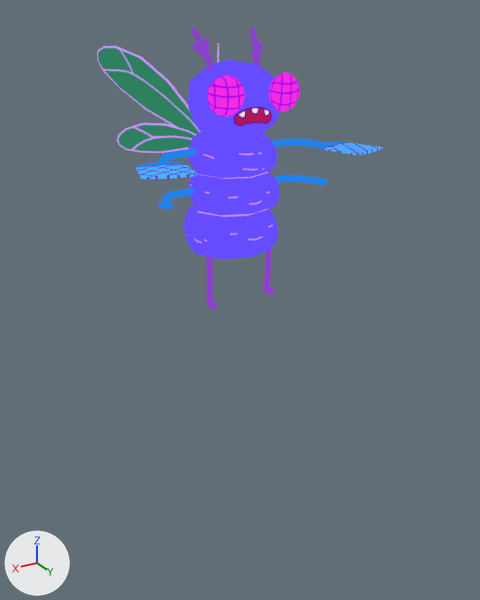
The glTF model godot/assets/models/battle/summons/FlySwatter.glb: old version first, new version second.
The view is the same before and after, from a 50 mm camera at (0.182, 0.314, 0.151) aimed at (-0.01, -0.004, -0.009). The lights are fixed; the arrows at lower left show +X, +Y and +Z. The older version comes first. Both versions are drawn at frame 0 of the action 'FlySwatter_Intro'; the numbers are the values there. Vertices at exactly the same position are counted once.

Script lines for the objects in view, before the commit:
```python
me_flyswatter = bpy.data.meshes.new('FlySwatter')
me_flyswatter.from_pydata(...)  # 968 vertices, 1840 faces; spans x -1.4..1.4, y 0.0..2.89, z -1.03..1.65
me_flyswatter.materials.append(mat_flyswatter)
ob_flyswatter_001 = bpy.data.objects.new('FlySwatter.001', me_flyswatter)
ob_flyswatter_001.parent = ob_flyswatter
ob_flyswatter_001.location = (0.0, 0.0, 0.0)
ob_flyswatter_001.rotation_euler = (1.571, 0.0, 0.0)  # degrees (90, 0, 0)
```
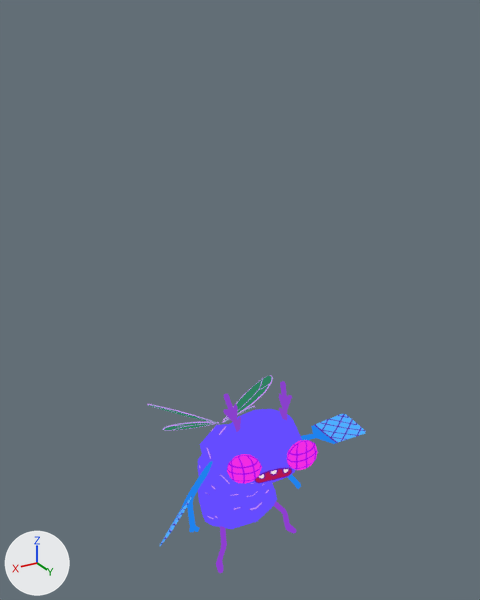
Pixel boxes [x1, y1, x2, y2] of what changed, in the pictures (480 x 600 px; the box of a moved part takes in the faces that stretch with it):
'FlySwatter.001', reshaped, rescaled, moved, turned
    before: [97, 27, 383, 309]
    after: [147, 375, 366, 573]
part 1 of me_flyswatter, moved or reshaped
    before: [269, 72, 300, 112]
    after: [287, 440, 318, 470]
part 2 of me_flyswatter, moved or reshaped
    before: [250, 27, 263, 65]
    after: [279, 381, 292, 420]
part 3 of me_flyswatter, moved or reshaped
    before: [207, 75, 245, 117]
    after: [227, 454, 262, 484]
part 4 of me_flyswatter, moved or reshaped
    before: [191, 28, 213, 71]
    after: [223, 393, 241, 432]
part 5 of me_flyswatter, moved or reshaped
    before: [217, 43, 220, 63]
    after: [222, 375, 273, 424]
part 6 of me_flyswatter, moved or reshaped
    before: [117, 123, 196, 153]
    after: [162, 422, 219, 431]
part 7 of me_flyswatter, moved or reshaped
    before: [97, 46, 202, 135]
    after: [147, 404, 221, 425]
part 8 of me_flyswatter, moved or reshaped
    before: [135, 60, 383, 309]
    after: [160, 409, 366, 573]

The change in detail:
me_flyswatter is used by ob_flyswatter_001; parent ob_flyswatter; location (0.0, 0.0, 0.0); rotation (1.571, 0.0, 0.0), in degrees (90, 0, 0).
me_flyswatter had 968 vertices, 1840 faces and spanned x -1.4..1.4, y 0.0..2.89, z -1.03..1.65.
me_flyswatter now has 968 vertices, 1840 faces and spans x -1.42..1.46, y -0.52..1.43, z -3.65..-0.92.
me_flyswatter part 1: the loose piece of 54 vertices spanning x -0.53..-0.15, y 2.09..2.48, z -0.63..-0.44 is multiplied about its middle by the matrix ((0.953, 0.102, -0.284), (-0.287, 0.013, -0.958), (-0.094, 0.995, 0.041)), then moved by (0.19, -0.95, -1.0).
me_flyswatter part 2: the loose piece of 43 vertices spanning x -0.41..-0.22, y 2.46..2.89, z -0.14..0.12 is multiplied about its middle by the matrix ((0.953, 0.102, -0.284), (-0.287, 0.013, -0.958), (-0.094, 0.995, 0.041)), then moved by (0.08, -1.84, -1.13).
me_flyswatter part 3: the loose piece of 54 vertices spanning x 0.14..0.53, y 2.09..2.48, z -0.63..-0.44 is multiplied about its middle by the matrix ((0.953, 0.102, -0.284), (-0.287, 0.013, -0.958), (-0.094, 0.995, 0.041)), then moved by (0.16, -1.14, -1.07).
me_flyswatter part 4: the loose piece of 43 vertices spanning x 0.23..0.41, y 2.46..2.89, z -0.14..0.12 is multiplied about its middle by the matrix ((0.953, 0.102, -0.284), (-0.287, 0.013, -0.958), (-0.094, 0.995, 0.041)), then moved by (0.05, -2.02, -1.19).
me_flyswatter part 5: the loose piece of 26 vertices spanning x -0.82..-0.05, y 1.71..2.68, z 0.34..1.65 is multiplied about its middle by the matrix ((0.364, -0.408, -0.248), (0.146, 0.392, -0.431), (0.454, 0.201, 0.336)), then moved by (-0.02, -2.49, -2.75).
me_flyswatter part 6: the loose piece of 26 vertices spanning x 0.05..0.76, y 1.52..1.87, z 0.34..1.36 is multiplied about its middle by the matrix ((0.467, 0.161, 0.341), (0.227, 0.314, -0.458), (-0.302, 0.485, 0.183)), then moved by (0.02, -1.99, -2.74).
me_flyswatter part 7: the loose piece of 26 vertices spanning x 0.05..0.82, y 1.71..2.68, z 0.34..1.65 is multiplied about its middle by the matrix ((0.489, 0.245, 0.248), (0.038, 0.387, -0.457), (-0.346, 0.388, 0.3)), then moved by (0.1, -2.43, -2.64).
me_flyswatter part 8: 670 of 968 vertices moved; they spanned x -1.4..1.4, y 0.0..2.58, z -1.03..0.46 and now span x -1.42..1.46, y -0.41..1.27, z -3.65..-1.25; mean shift (-0.02, -0.92, -2.31); largest move (0.0, 0.67, 0.45) -> (-0.05, -0.32, -3.18).
Other edits to the shape of me_flyswatter do not show in these pictures.
In object 'FlySwatter.001' (ob_flyswatter_001), parent is no longer ob_flyswatter.
Object 'FlySwatter.001' (ob_flyswatter_001) turns from (90, 0, 0) to (0, 0, 0) degrees about x, y and z.
Object 'FlySwatter.001' (ob_flyswatter_001) is rescaled from (1.0, 1.0, 1.0) to (0.05, 0.05, 0.05).
